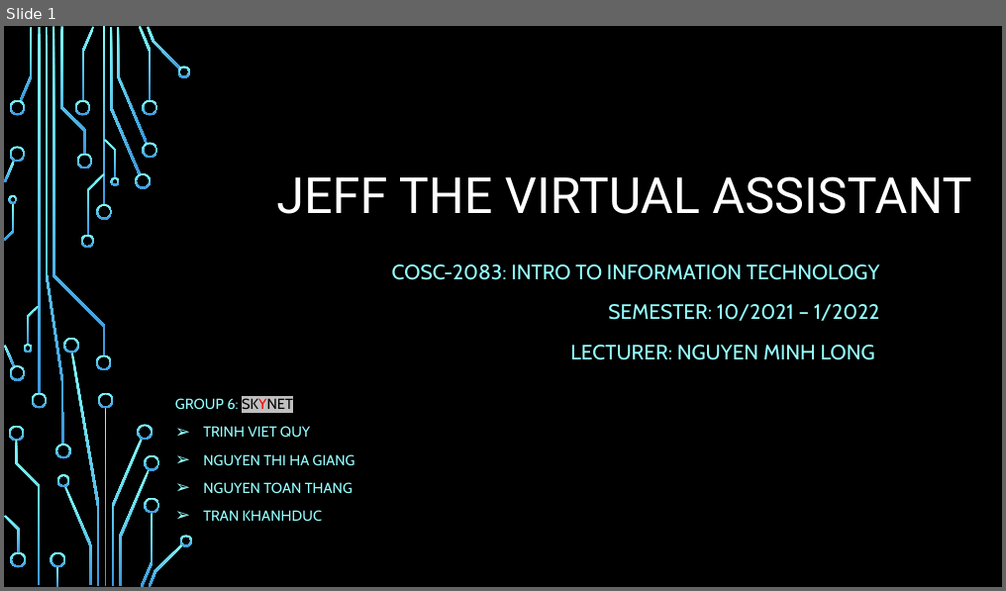
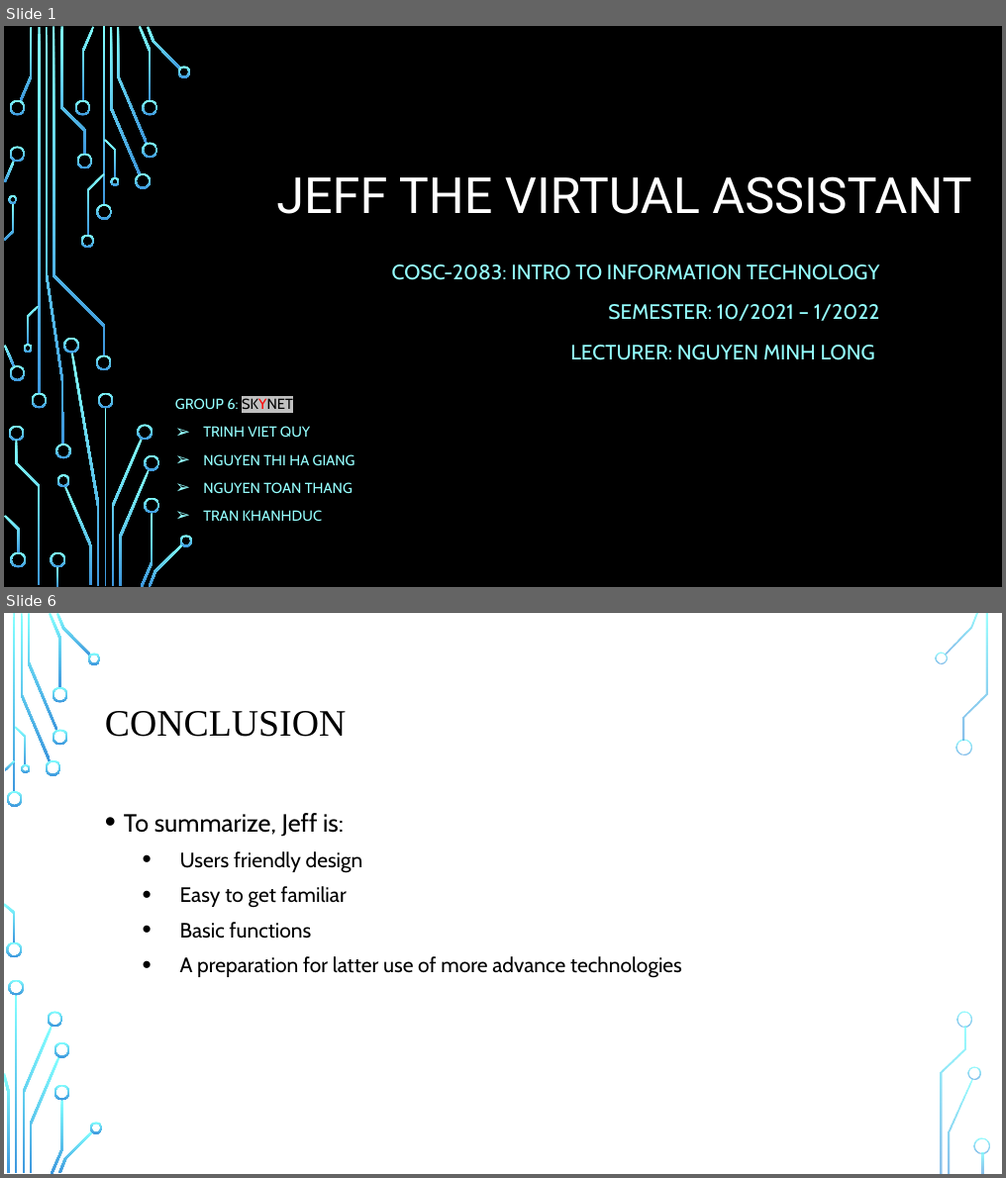
Before and after one commit to VNeseTalkingBush/IIT_asm_3, a slide deck: Group6_IIT_A3_Presentation.pptx. Shown one above the other, each under a label of ours: slide 1 before the commit, slides 1 and 6 after it; the slides between them are not shown. The pictures are 1006x591 and 1006x1178 pixels, drawn with LibreOffice and Linux fonts; fonts in the diff are those of the drawing; background and template pictures are left out. Boxes give left, top, right and bottom in pixels: in the first picture for what was removed or moved away, otherwise in the second. Text is boxed around its words. In the diff, an @@ line names an element or a change of style, - is before the commit and + after.

```diff
--- a/Group6_IIT_A3_Presentation.pptx
+++ b/Group6_IIT_A3_Presentation.pptx
@@ slide 6 added at [4,613,1002,1174], background picture (left out) @@
@@ title added at [105,711,346,737], 36 pt, text #000000 @@
+CONCLUSION
@@ text added at [124,813,682,978], 20 pt, text #000000 @@
+• To summarize, Jeff is:
+  • Users friendly design
+  • Easy to get familiar
+  • Basic functions
+  • A preparation for latter use of more advance technologies
@@ group added at [4,613,990,1174]: 33 freeform shapes, 3 rectangles @@
```
Also in this commit, not shown: 3 slides changed, 1 other slide added, 2 slides removed.
